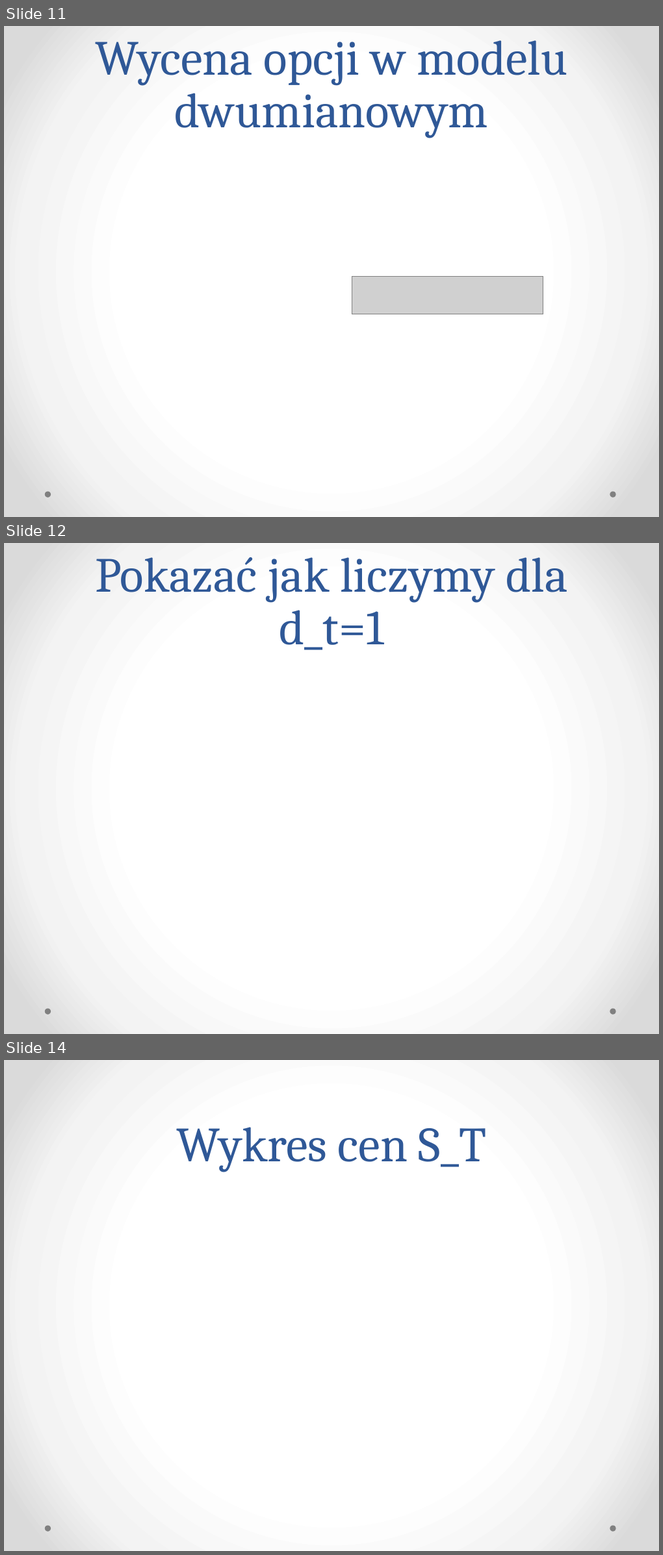
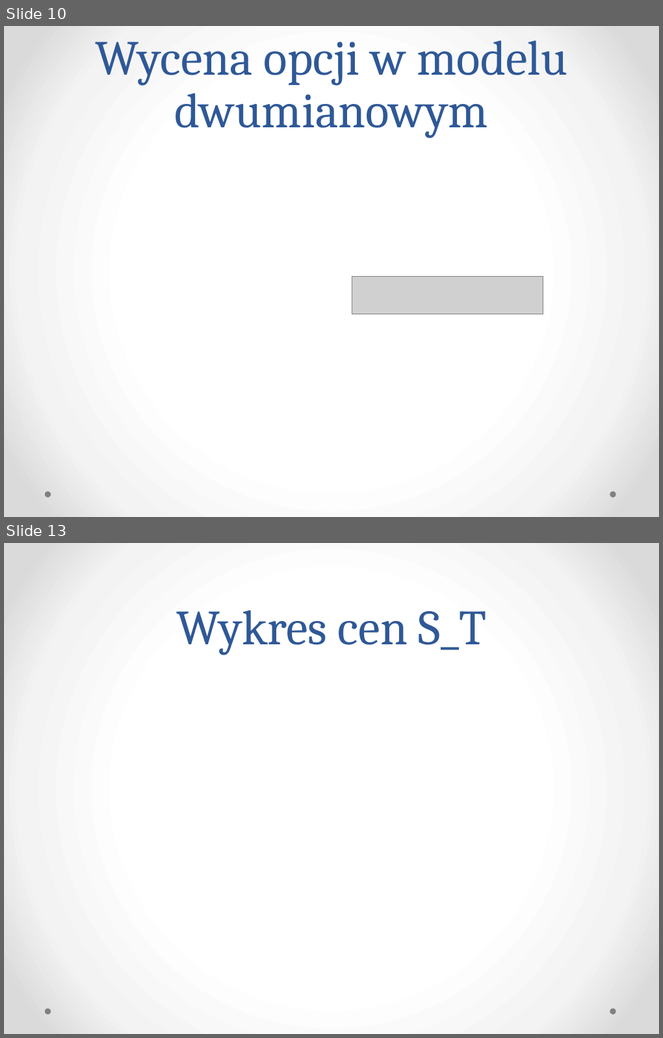
Before and after one commit to klaudia-tunska/Projekt, a slide deck: Prezentacja.pptx. Shown one above the other, each under a label of ours: slides 11, 12 and 14 before the commit, slides 10 and 13 after it; the slides between them are not shown. The pictures are 663x1555 and 663x1038 pixels, drawn with LibreOffice and Linux fonts; fonts in the diff are those of the drawing; grey boxes stand for pictures. Boxes give left, top, right and bottom in pixels: in the first picture for what was removed or moved away, otherwise in the second. Text is boxed around its words. In the diff, an @@ line names an element or a change of style, - is before the commit and + after.

```diff
--- a/Prezentacja.pptx
+++ b/Prezentacja.pptx
@@ slide 12 removed at (4,543,659,1034), background gradient #FFFFFF to #F4F4F4 to #DADADA; not listed: 2 template elements that a slide beside it also shows @@
@@ title removed at (95,557,568,650) @@
-Pokazać jak liczymy dla d_t=1
@@ what was slide 11 is now slide 10 @@
@@ what was slide 14 is now slide 13 @@
```
Also in this commit, not shown: 1 slide added, 1 other slide removed.
